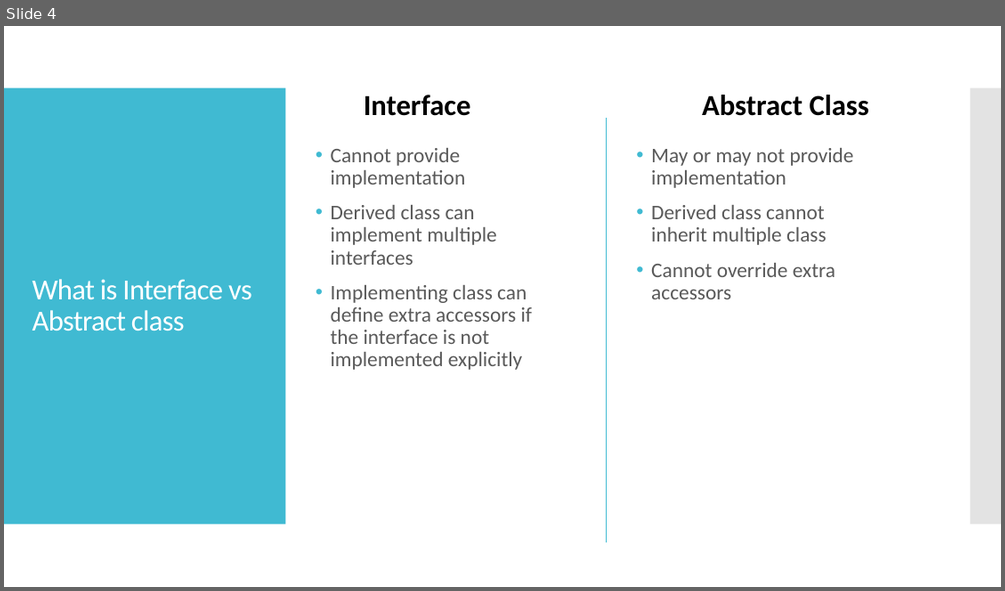
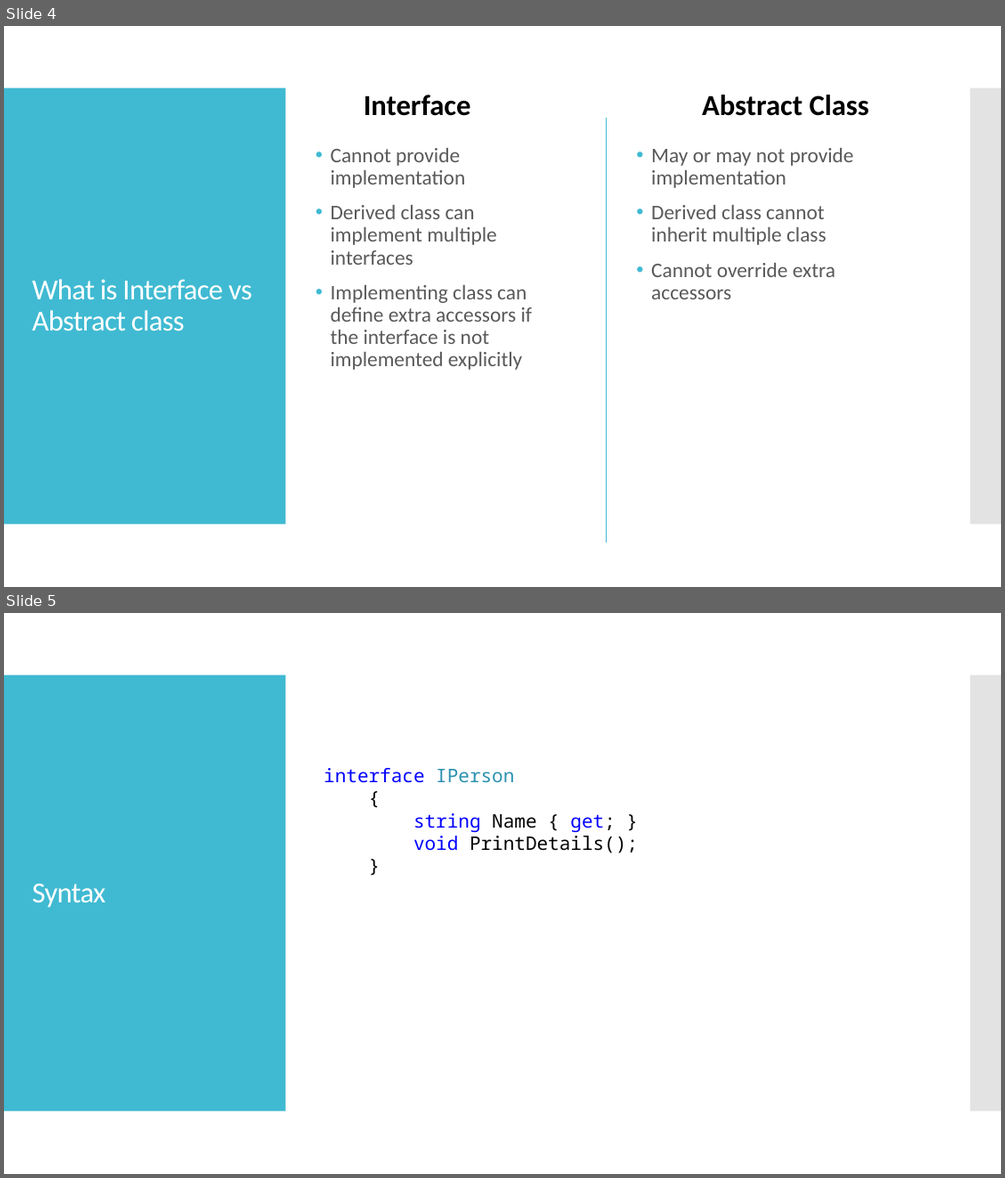
Before and after one commit to courseing/csharp-training, a slide deck: PPTs/C Sharp - Interface.pptx. Shown one above the other, each under a label of ours: slide 4 before the commit, slides 4 and 5 after it. The pictures are 1005x591 and 1005x1178 pixels, drawn with LibreOffice and Linux fonts; fonts in the diff are those of the drawing. Boxes give left, top, right and bottom in pixels: in the first picture for what was removed or moved away, otherwise in the second. Text is boxed around its words. In the diff, an @@ line names an element or a change of style, - is before the commit and + after.

```diff
--- a/PPTs/C Sharp - Interface.pptx
+++ b/PPTs/C Sharp - Interface.pptx
@@ slide 5 added at [4, 613, 1001, 1174], background #FFFFFF; not listed: 2 template elements that a slide beside it also shows @@
@@ text added at [324, 768, 638, 853], 18 pt, text #000000 @@
+interface IPerson
+{
+string Name { get; }
+void PrintDetails();
+}
@@ title added at [32, 884, 106, 908], 28 pt, text #FFFFFF @@
+Syntax
```
Also in this commit, not shown: 2 slides changed, 1 slide removed.
